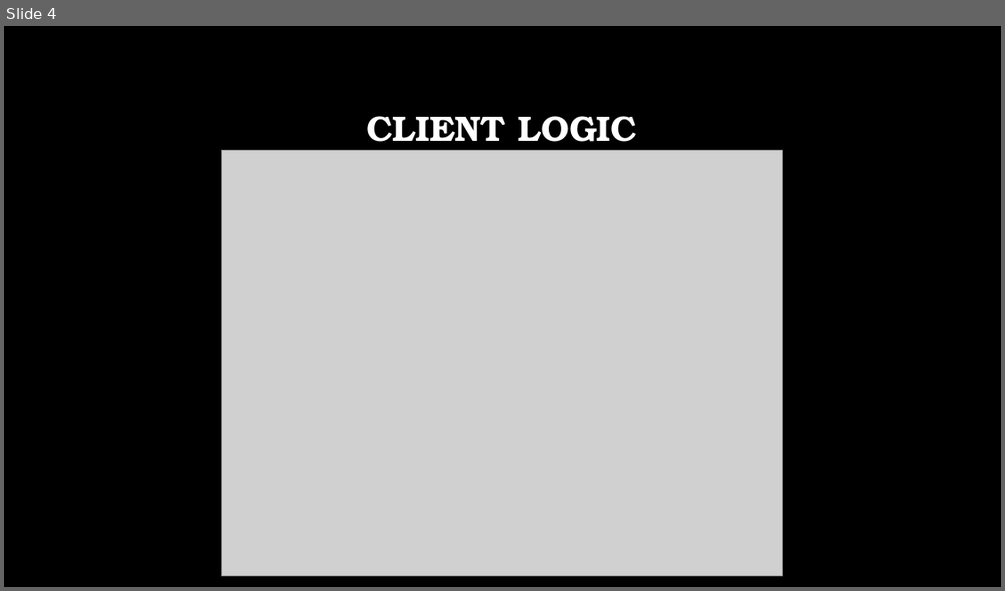
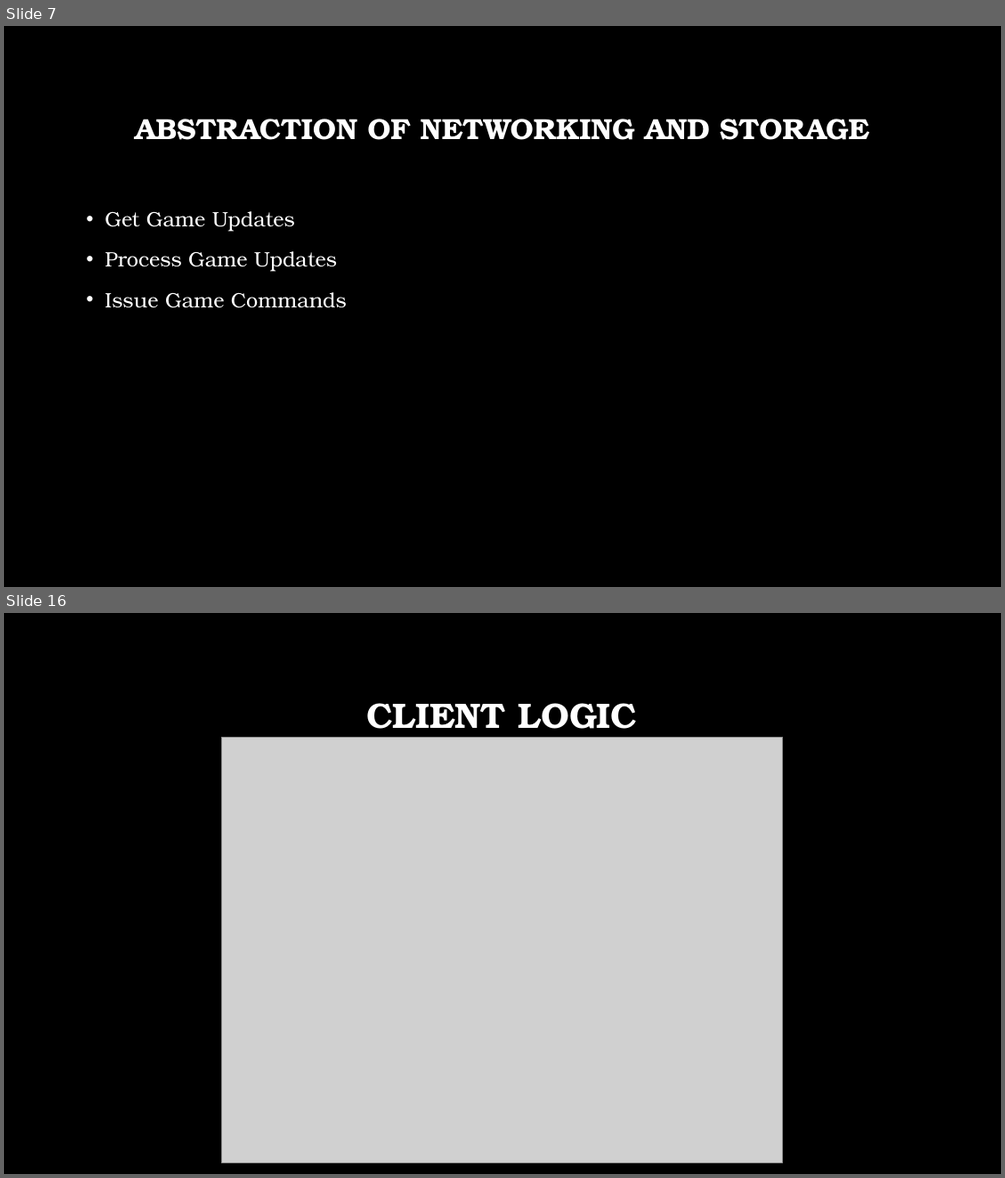
Before and after one commit to DragonRider0o0/CS-4670-Project, a slide deck: CS 4670 – Final Project.pptx. Shown one above the other, each under a label of ours: slide 4 before the commit, slides 7 and 16 after it; the slides between them are not shown. The pictures are 1005x591 and 1005x1178 pixels, drawn with LibreOffice and Linux fonts; fonts in the diff are those of the drawing; grey boxes stand for pictures; background and template pictures are left out. Boxes give left, top, right and bottom in pixels: in the first picture for what was removed or moved away, otherwise in the second. Text is boxed around its words. In the diff, an @@ line names an element or a change of style, - is before the commit and + after.

```diff
--- a/CS 4670 – Final Project.pptx
+++ b/CS 4670 – Final Project.pptx
@@ slide 7 added at [4,26,1001,587], background picture (left out) @@
@@ title added at [135,119,869,140], 28 pt, text #FFFFFF, bold @@
+ABSTRACTION OF NETWORKING AND STORAGE
@@ text added at [105,211,347,308], 20 pt, text #FFFFFF @@
+• Get Game Updates
+• Process Game Updates
+• Issue Game Commands
@@ what was slide 4 is now slide 16 @@
```
Also in this commit, not shown: 4 slides changed, 14 other slides added, 6 other files.
